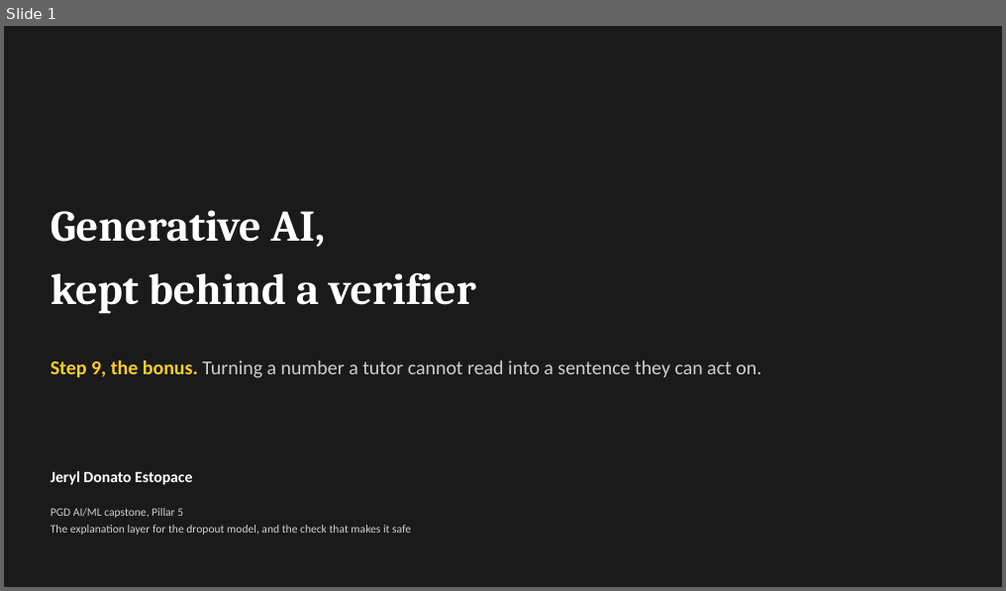
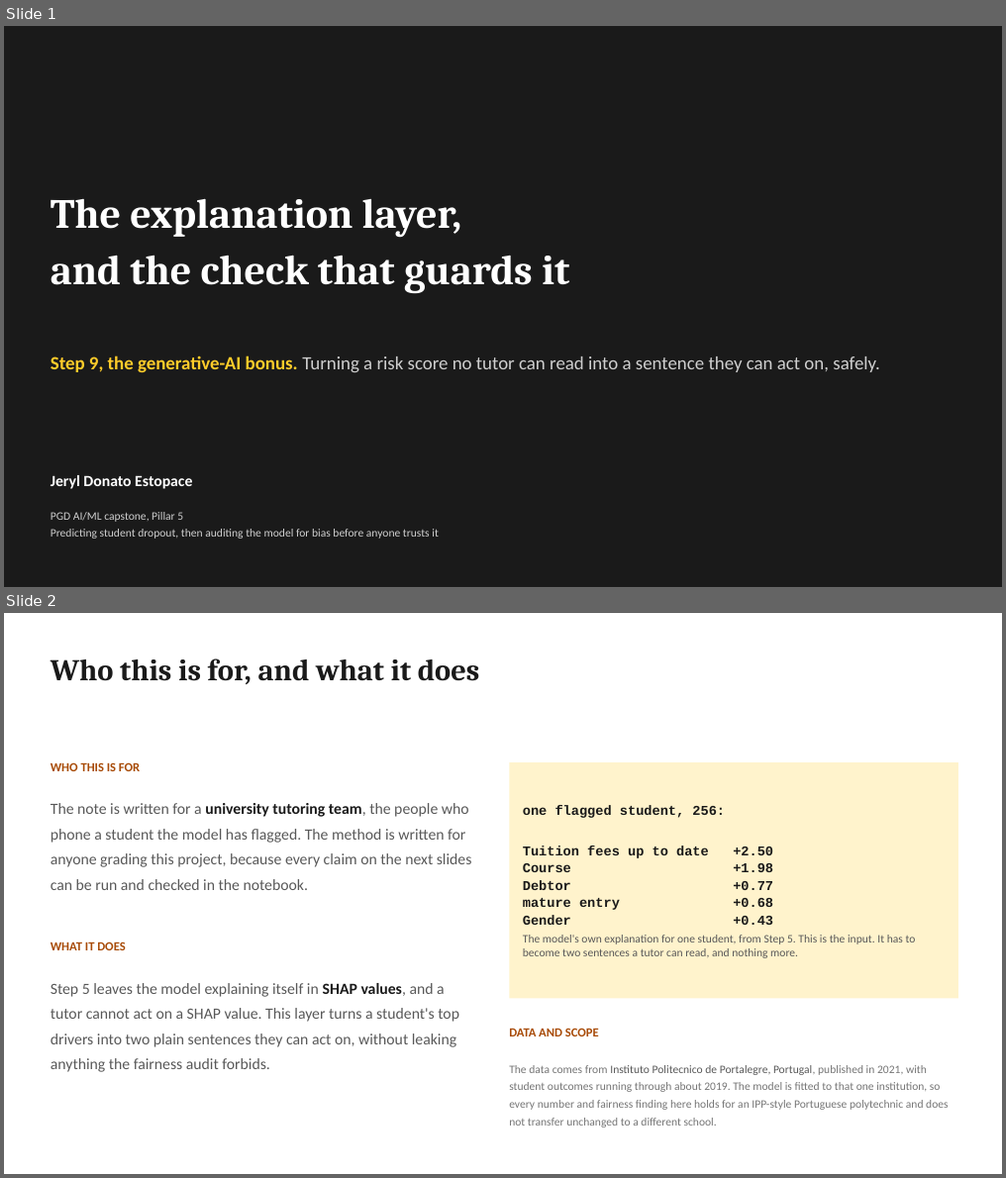
Before and after one commit to jeryldev/pgdaiml-capstone, a slide deck: presentations/genai_bonus.pptx. Shown one above the other, each under a label of ours: slide 1 before the commit, slides 1 and 2 after it. The pictures are 1006x591 and 1006x1178 pixels, drawn with LibreOffice and Linux fonts; fonts in the diff are those of the drawing. Boxes give left, top, right and bottom in pixels: in the first picture for what was removed or moved away, otherwise in the second. Text is boxed around its words. In the diff, an @@ line names an element or a change of style, - is before the commit and + after.

Commit message:
feat: rebuild genai bonus deck

```diff
--- a/presentations/genai_bonus.pptx
+++ b/presentations/genai_bonus.pptx
@@ slide 2 added at <box>4,613,1002,1174</box>, background #FFFFFF @@
@@ text added at <box>51,659,480,684</box>, 29 pt, text #1A1A1A, bold @@
+Who this is for, and what it does
@@ text added at <box>51,762,140,771</box>, 12 pt, text #A84B08, bold @@
+WHO THIS IS FOR
@@ rectangle added at <box>509,762,958,998</box>, fill #FFF3CC, 11 pt, text #595959 @@
+one flagged student, 256:
+Tuition fees up to date +2.50
+Course +1.98
+Debtor +0.77
+mature entry +0.68
+Gender +0.43
+The model's own explanation for one student, from Step 5. This is the input. It has to become two sentences a tutor can read, and nothing more.
@@ text added at <box>51,803,472,867</box>, 15 pt, text #595959 @@
+The note is written for a university tutoring team, the people who phone a student the model has flagged. The method is written for anyone grading this project, because every claim on the next slides can be run and checked in the notebook.
@@ text added at <box>51,942,125,951</box>, 12 pt, text #A84B08, bold @@
+WHAT IT DOES
@@ text added at <box>51,983,459,1072</box>, 15 pt, text #595959 @@
+Step 5 leaves the model explaining itself in SHAP values, and a tutor cannot act on a SHAP value. This layer turns a student's top drivers into two plain sentences they can act on, without leaking anything the fairness audit forbids.
@@ text added at <box>509,1028,599,1037</box>, 12 pt, text #A84B08, bold @@
+DATA AND SCOPE
@@ text added at <box>509,1065,947,1128</box>, 11 pt, text #767676 @@
+The data comes from Instituto Politecnico de Portalegre, Portugal, published in 2021, with student outcomes running through about 2019. The model is fitted to that one institution, so every number and fairness finding here holds for an IPP-style Portuguese polytechnic and does not transfer unchanged to a different school.
@@ slide 1 changed as well @@
@@ text at <box>51,198,569,294</box>: text changed; size 42 to 40 pt @@
-Generative AI,
-kept behind a verifier
+The explanation layer,
+and the check that guards it
@@ text at <box>51,356,879,373</box>: text changed; size 19 to 18 pt @@
-Step 9, the bonus. Turning a number a tutor cannot read into a sentence they can act on.
+Step 9, the generative-AI bonus. Turning a risk score no tutor can read into a sentence they can act on, safely.
@@ text "Jeryl Donato Estopace": place and size @@
-text "Jeryl Donato Estopace" at <box>51,472,192,485</box>
+text "Jeryl Donato Estopace" at <box>51,475,192,489</box>
@@ text at <box>51,529,439,539</box>: text changed @@
-The explanation layer for the dropout model, and the check that makes it safe
+Predicting student dropout, then auditing the model for bias before anyone trusts it
```
Also in this commit, not shown: 1 other slide changed, 5 other slides added, 4 slides removed, 5 other files.
